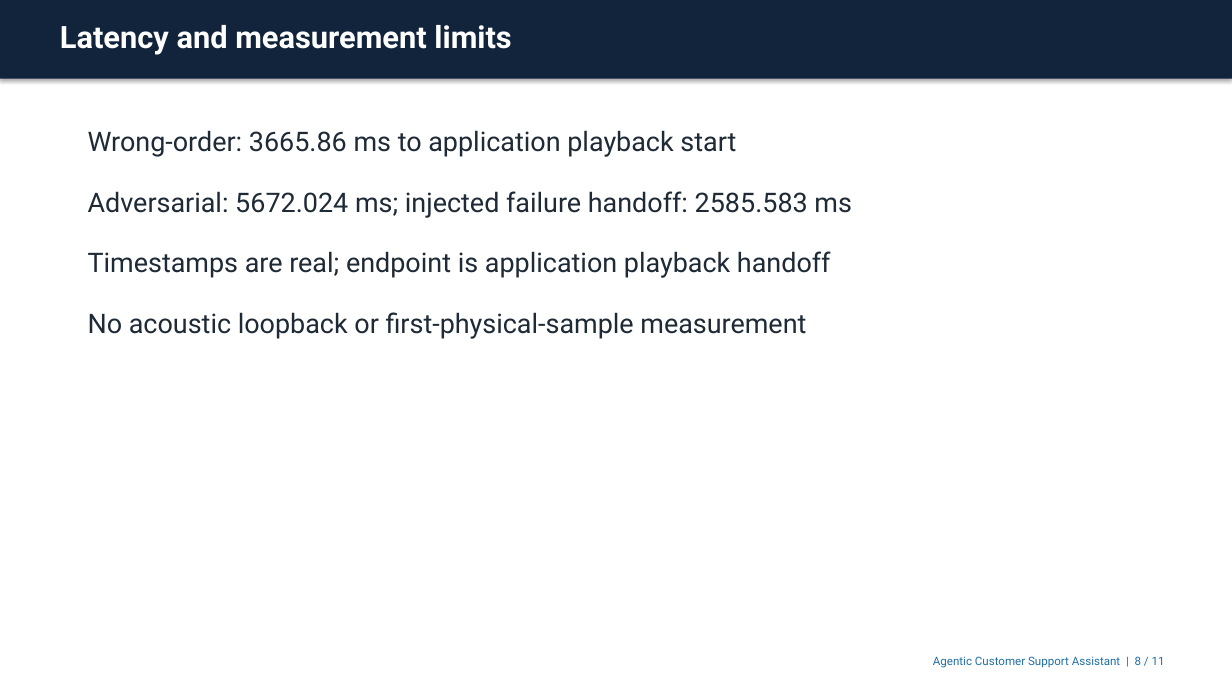
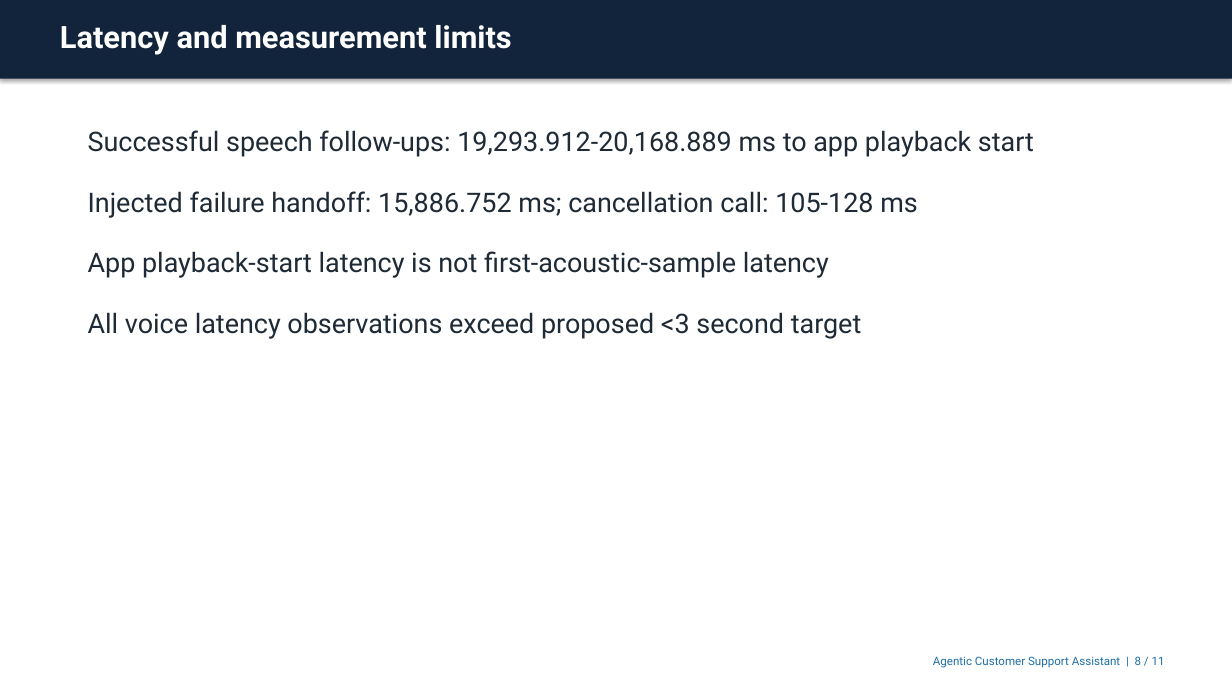
Before and after one commit to amit253/Agentic-Customer-Support-Assistant, a slide deck: slide 8 of presentation/agentic-customer-support.pptx. Drawn at 1232x693 pixels with LibreOffice and Linux fonts; fonts in the diff are those of the drawing. Boxes give left, top, right and bottom in pixels: in the first picture for what was removed or moved away, otherwise in the second. Text is boxed around its words. In the diff, an @@ line names an element or a change of style, - is before the commit and + after.

Commit message:
feat: finalize voice evidence and submission package

```diff
--- a/presentation/agentic-customer-support.pptx
+++ b/presentation/agentic-customer-support.pptx
@@ text at (x1=88, y1=130, x2=1034, y2=339): text changed @@
-Wrong-order: 3665.86 ms to application playback start
-Adversarial: 5672.024 ms; injected failure handoff: 2585.583 ms
-Timestamps are real; endpoint is application playback handoff
-No acoustic loopback or first-physical-sample measurement
+Successful speech follow-ups: 19,293.912-20,168.889 ms to app playback start
+Injected failure handoff: 15,886.752 ms; cancellation call: 105-128 ms
+App playback-start latency is not first-acoustic-sample latency
+All voice latency observations exceed proposed <3 second target
```
Also in this commit, not shown: 4 other slides changed, 38 other files.
